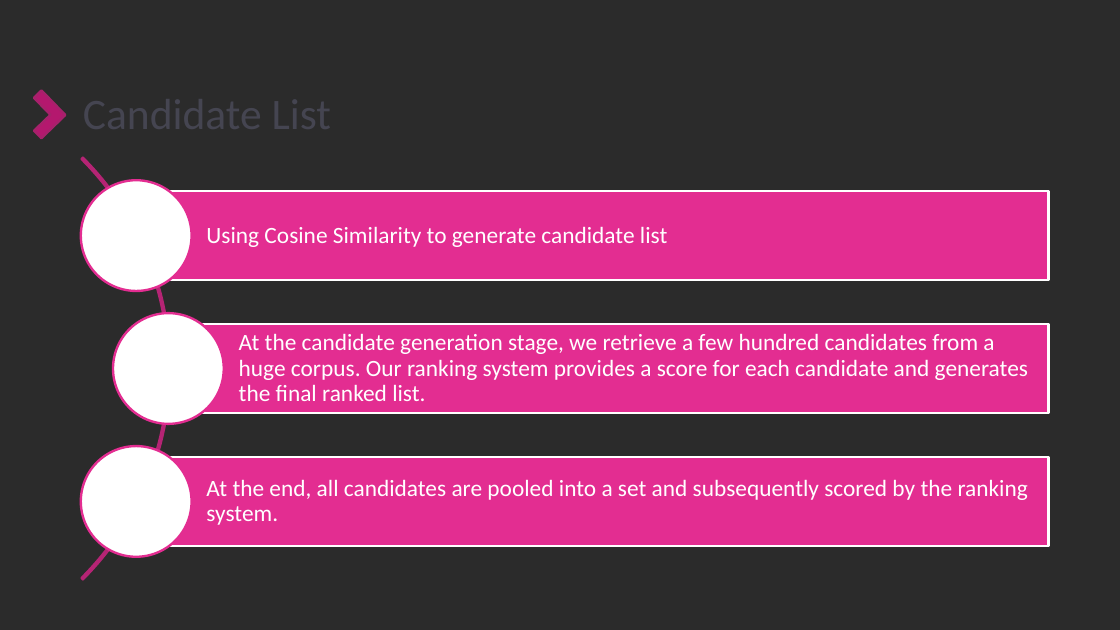
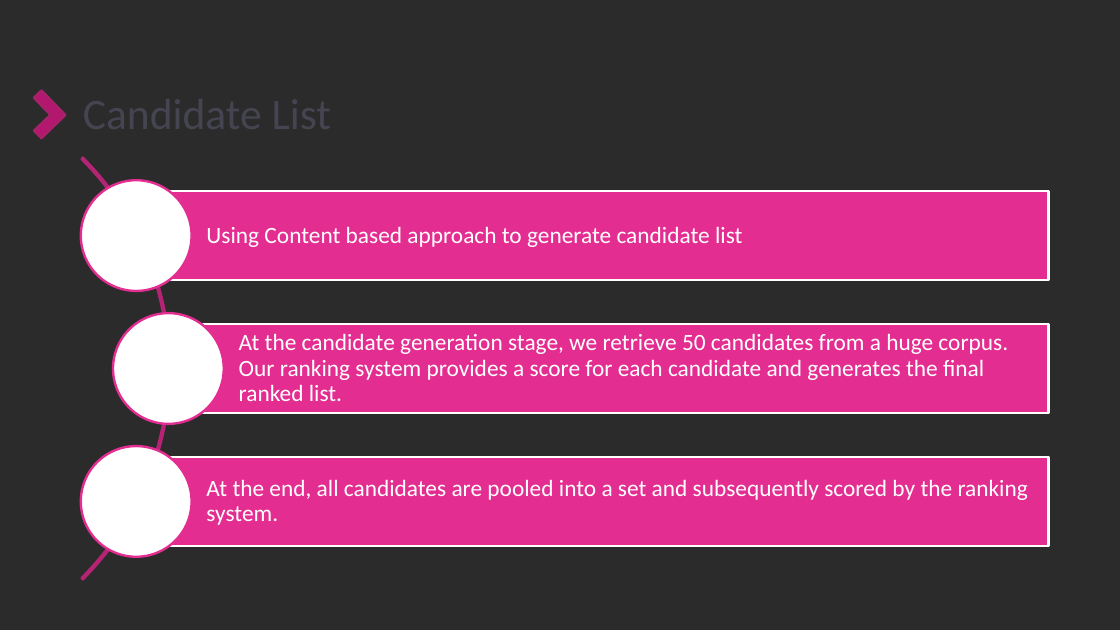
Before and after one commit to GPSV-Project/Recommendation_System, a slide deck: slide 14 of 3- Presentation/Recommendation Engine Project using MMoE.pptx (slide 10 before the commit). Drawn at 1120x630 pixels with LibreOffice and Linux fonts; fonts in the diff are those of the drawing; background and template pictures are left out; a plain dark background stands for a picture behind light text. Boxes give left, top, right and bottom in pixels: in the first picture for what was removed or moved away, otherwise in the second. Text is boxed around its words. In the diff, an @@ line names an element or a change of style, - is before the commit and + after.

```diff
--- a/3- Presentation/Recommendation Engine Project using MMoE.pptx
+++ b/3- Presentation/Recommendation Engine Project using MMoE.pptx
@@ text at <box>206,226,742,247</box>: text changed @@
-Using Cosine Similarity to generate candidate list
+Using Content based approach to generate candidate list
@@ text at <box>239,333,1008,401</box>: text changed @@
-At the candidate generation stage, we retrieve a few hundred candidates from a huge corpus. Our ranking system provides a score for each candidate and generates the final ranked list.
+At the candidate generation stage, we retrieve 50 candidates from a huge corpus. Our ranking system provides a score for each candidate and generates the final ranked list.
```
Also in this commit, not shown: 8 other slides changed, 5 slides added, 11 other files.
